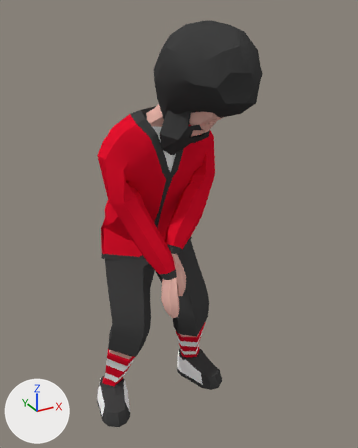
A saved change to the Blender file Project_Golf/Assets/Blends/Char/char.blend.
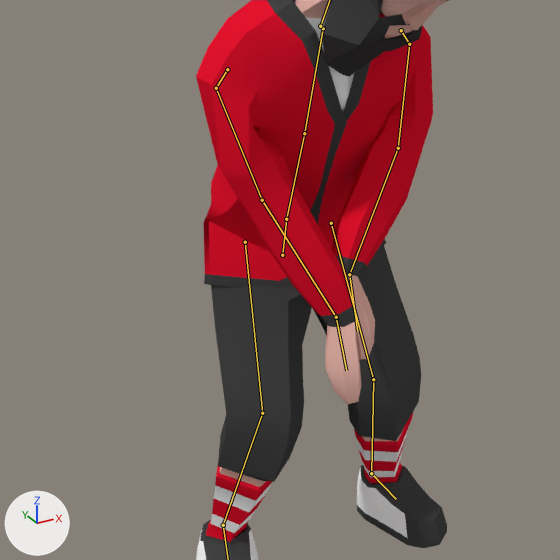
Each version appears first whole from a 50 mm lens placed at (-9.1, -20.59, 17.16), pointed at (0.81, -2.55, 8.14), and next in a close-up on the part from 0% to 78% of the width and 26% to 88% of the height. Every picture has the same lights, and +X, +Y and +Z are marked at lower left. Both versions are drawn at frame 1 of the action 'Swing'; the numbers are the values there. The bones that bend it are drawn over the model as lines in the close-ups.
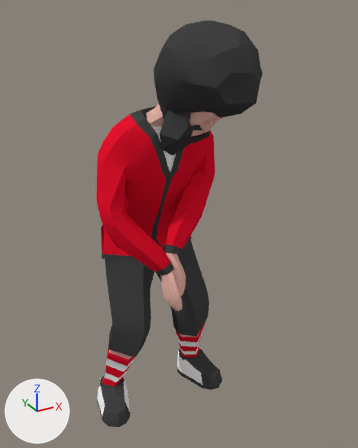
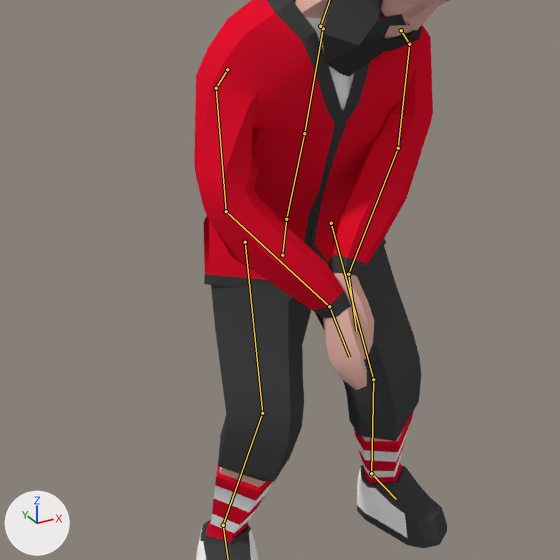
Commit message: fix animacion swing

The change, as a diff of the scene's bpy script:
```diff
--- a/Project_Golf/Assets/Blends/Char/char.blend.py
+++ b/Project_Golf/Assets/Blends/Char/char.blend.py
@@ bone_arm_upper_r @@
 bone_arm_upper_r = bpy.data.objects['Armature'].pose.bones['Arm_Upper_R']  # child of 'Arm_R'
-bone_arm_upper_r.rotation_quaternion = (0.893, -0.162, 0.251, -0.316)  # degrees (-29, 21, -44)
+bone_arm_upper_r.rotation_quaternion = (0.921, -0.145, 0.274, -0.156)  # degrees (-24, 28, -25)
@@ bone_arm_lower_r @@
 bone_arm_lower_r = bpy.data.objects['Armature'].pose.bones['Arm_Lower_R']  # child of 'Arm_Upper_R'
-bone_arm_lower_r.rotation_quaternion = (0.963, 0.043, -0.046, 0.061)  # degrees (5, -6, 7)
+bone_arm_lower_r.rotation_quaternion = (0.889, -0.088, 0.019, 0.3)  # degrees (-9, 6, 37)
@@ bone_hand_r @@
 bone_hand_r = bpy.data.objects['Armature'].pose.bones['Hand_R']  # child of 'Arm_Lower_R'
-bone_hand_r.rotation_quaternion = (0.931, 0.204, 0.059, -0.198)  # degrees (23, 12, -22)
+bone_hand_r.rotation_quaternion = (0.92, 0.229, 0.043, -0.222)  # degrees (26, 11, -25)
```

Pixel boxes (x1, y1, x2, y2) of what changed, in the close-ups (560 x 560 px):
'Cube', posed
    before: (196, 0, 449, 560)
    after: (194, 0, 449, 560)
bone 'Arm_Upper_R', root to tip
    before: (216, 88) to (262, 200)
    after: (216, 88) to (226, 211)
bone 'Arm_Lower_R', root to tip
    before: (262, 200) to (336, 317)
    after: (226, 211) to (329, 306)
bone 'Hand_R', root to tip
    before: (336, 317) to (346, 370)
    after: (329, 306) to (349, 357)
